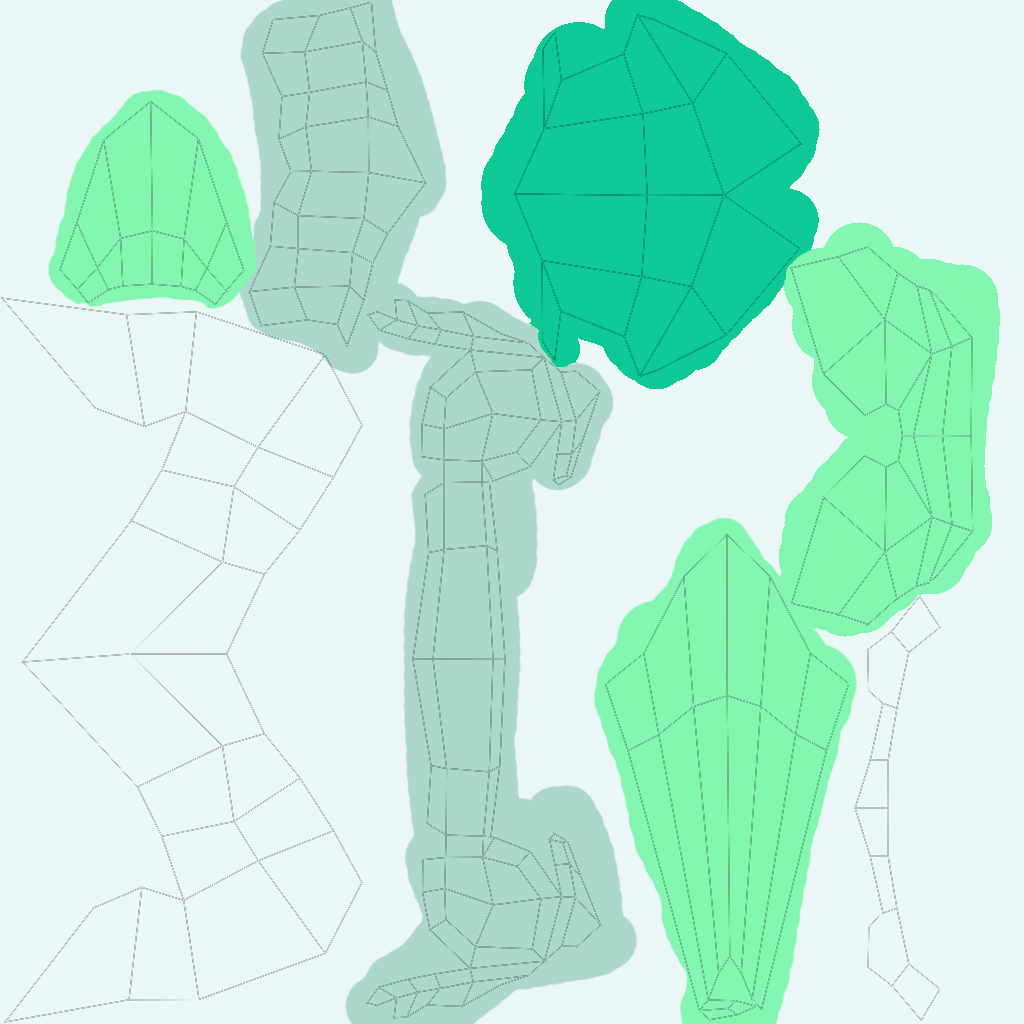
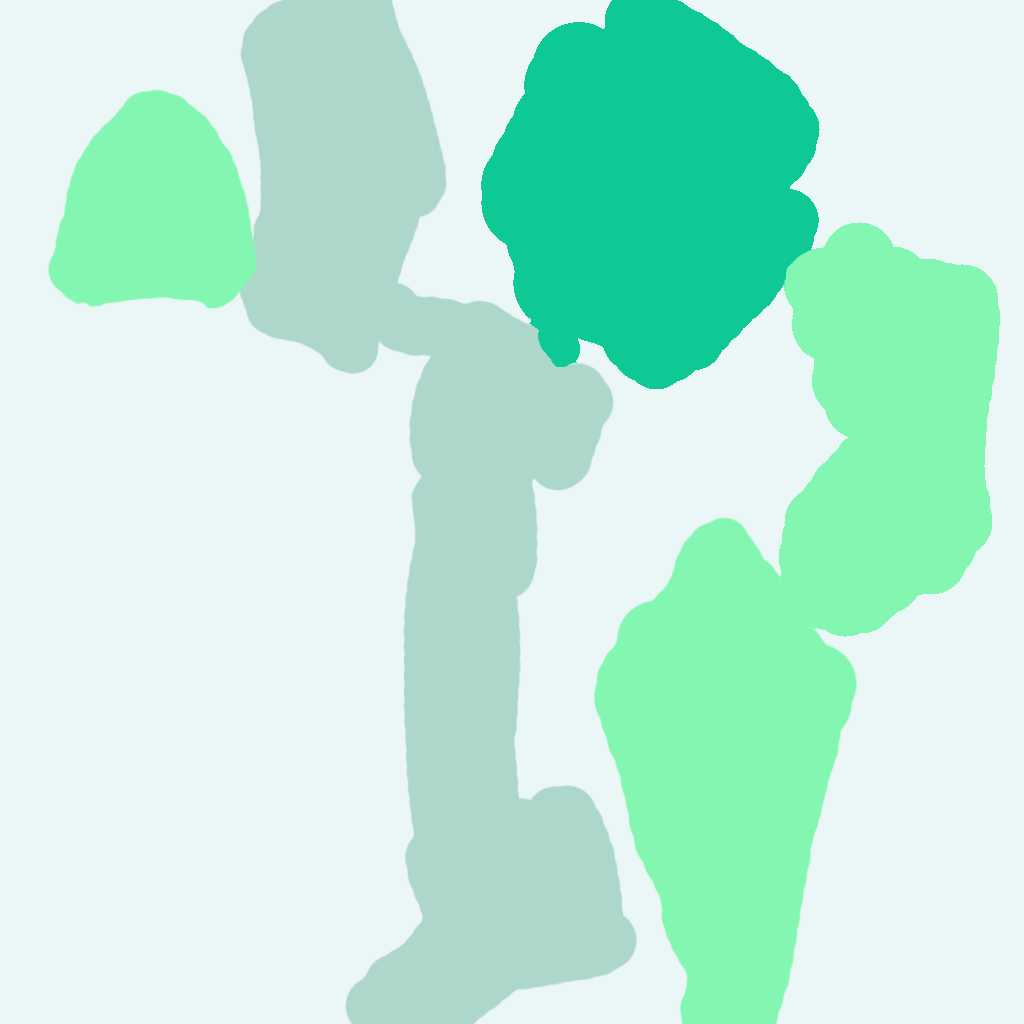
Revision of a layered 1024x1024 image; what changed, layer by layer:
hid "Layer 0" over bbox(1, 1, 974, 1023)
